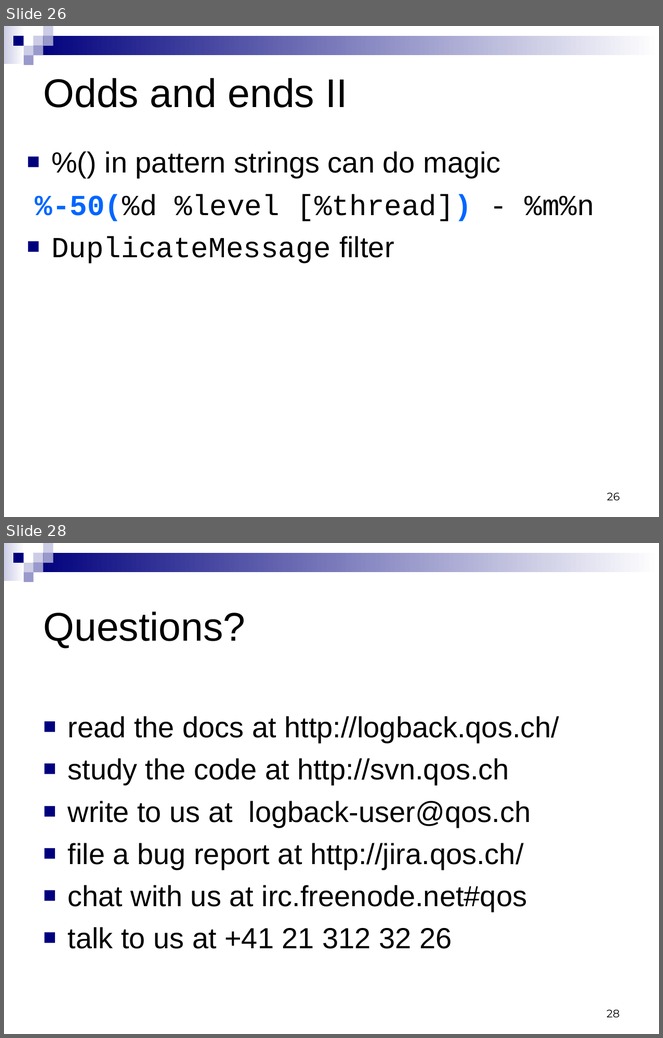
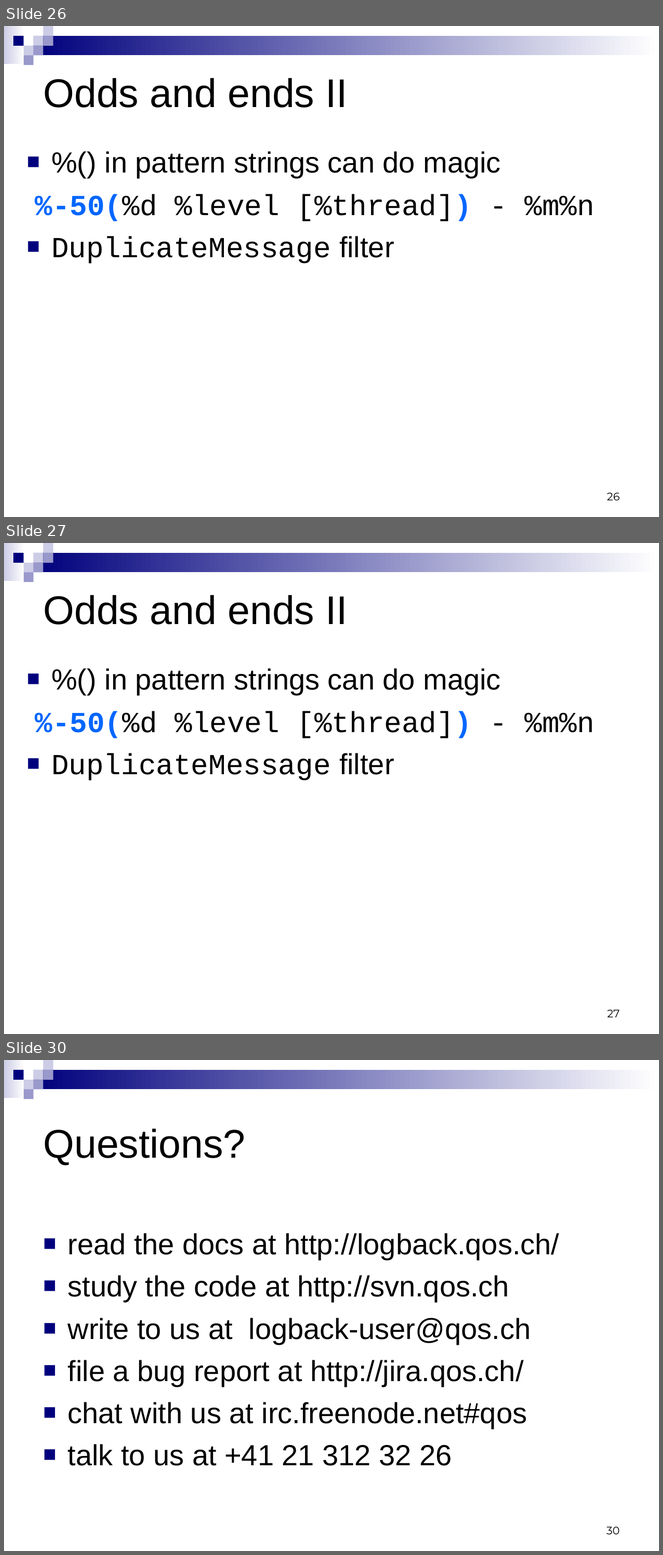
Before and after one commit to qos-ch/logback, a slide deck: logback-site/src/site/resources/logback.ppt. Shown one above the other, each under a label of ours: slides 26 and 28 before the commit, slides 26, 27 and 30 after it; the slides between them are not shown. The pictures are 663x1038 and 663x1555 pixels, drawn with LibreOffice and Linux fonts; fonts in the diff are those of the drawing. Boxes give left, top, right and bottom in pixels: in the first picture for what was removed or moved away, otherwise in the second. Text is boxed around its words. In the diff, an @@ line names an element or a change of style, - is before the commit and + after.

```diff
--- a/logback-site/src/site/resources/logback.ppt
+++ b/logback-site/src/site/resources/logback.ppt
@@ slide 27 added at (4,543,659,1034), background #FFFFFF; not listed: 9 template elements that a slide beside it also shows @@
@@ title added at (43,595,348,625), 44 pt, text #000000 @@
+Odds and ends II
@@ text added at (35,668,594,781), 32 pt, text #000000 @@
+■ %() in pattern strings can do magic
+%-50(%d %level [%thread]) - %m%n
+■ DuplicateMessage filter
@@ page number added at (607,1010,620,1018), 12 pt, text #000000 @@
+27
@@ what was slide 28 is now slide 30 @@
@@ page number at (607,1527,620,1535): text changed @@
-28
+30
```
Also in this commit, not shown: 4 slides changed, 1 other slide added.
